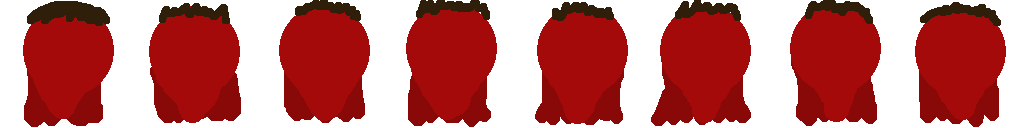
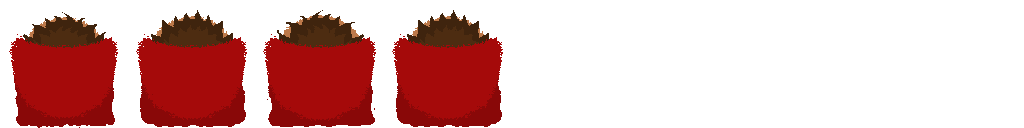
Two versions of the same layered image (1024x128). Layer-by-layer changes:
removed layer "Background" over (23, 0, 1006, 124)
added layer "F4" above "F3" over (392, 10, 503, 127)
added layer "F3" above "F2" over (263, 10, 376, 127)
added layer "F2" above "F1" over (136, 10, 247, 127)
added layer "F1" above "BG" over (9, 12, 118, 128)
renamed "Sky" to "BG", painted on it over (24, 56, 999, 127)
